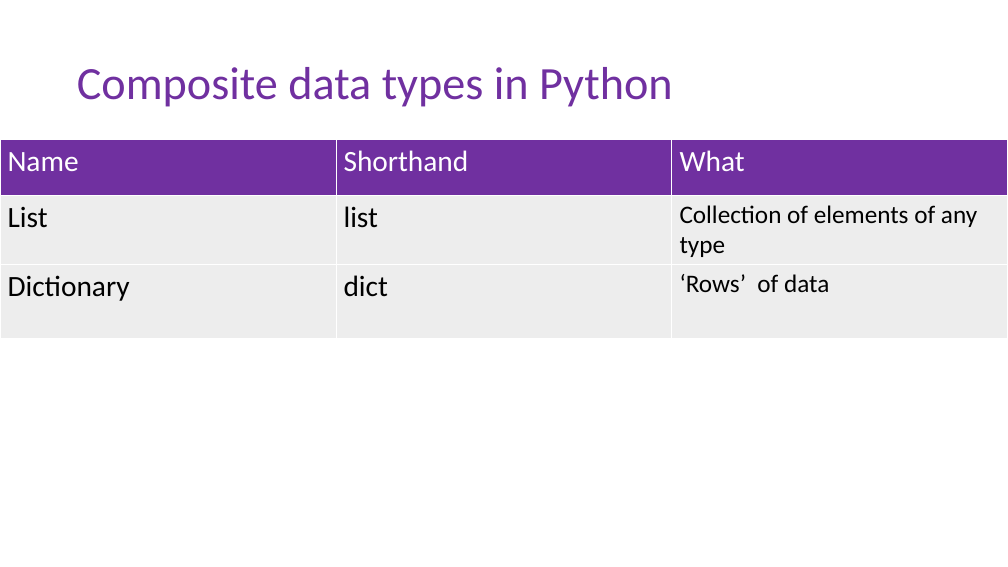
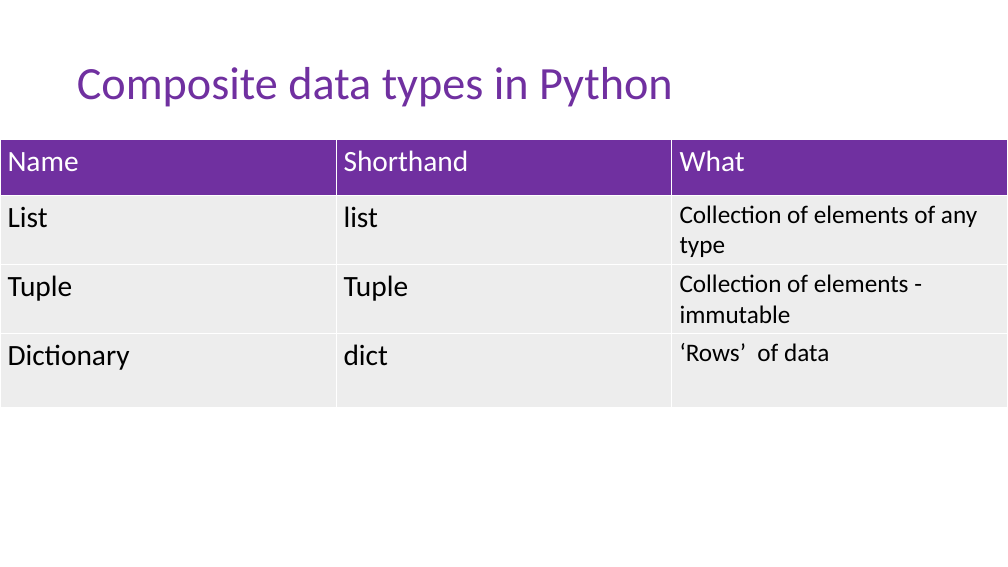
Before and after one commit to DoriMG/SN_python_course, a slide deck: slide 10 of Jan 2020/lectures/2_types_and_modules.pptx. Drawn at 1008x567 pixels with LibreOffice and Linux fonts; fonts in the diff are those of the drawing. Boxes give left, top, right and bottom in pixels: in the first picture for what was removed or moved away, otherwise in the second. Text is boxed around its words. In the diff, an @@ line names an element or a change of style, - is before the commit and + after.

```diff
--- a/Jan 2020/lectures/2_types_and_modules.pptx
+++ b/Jan 2020/lectures/2_types_and_modules.pptx
@@ table at box(0, 140, 1007, 406) @@
+row 3: Tuple | Tuple | Collection of elements - immutable
```
Also in this commit, not shown: 1 other slide changed, 1 slide added, 5 slides removed, 2 other files.
